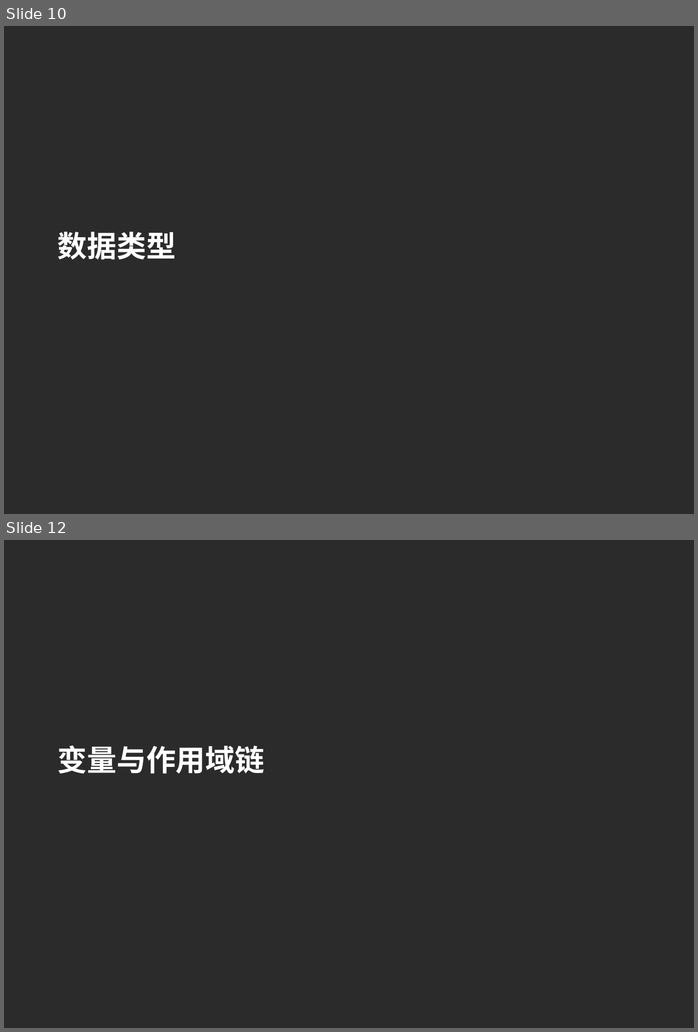
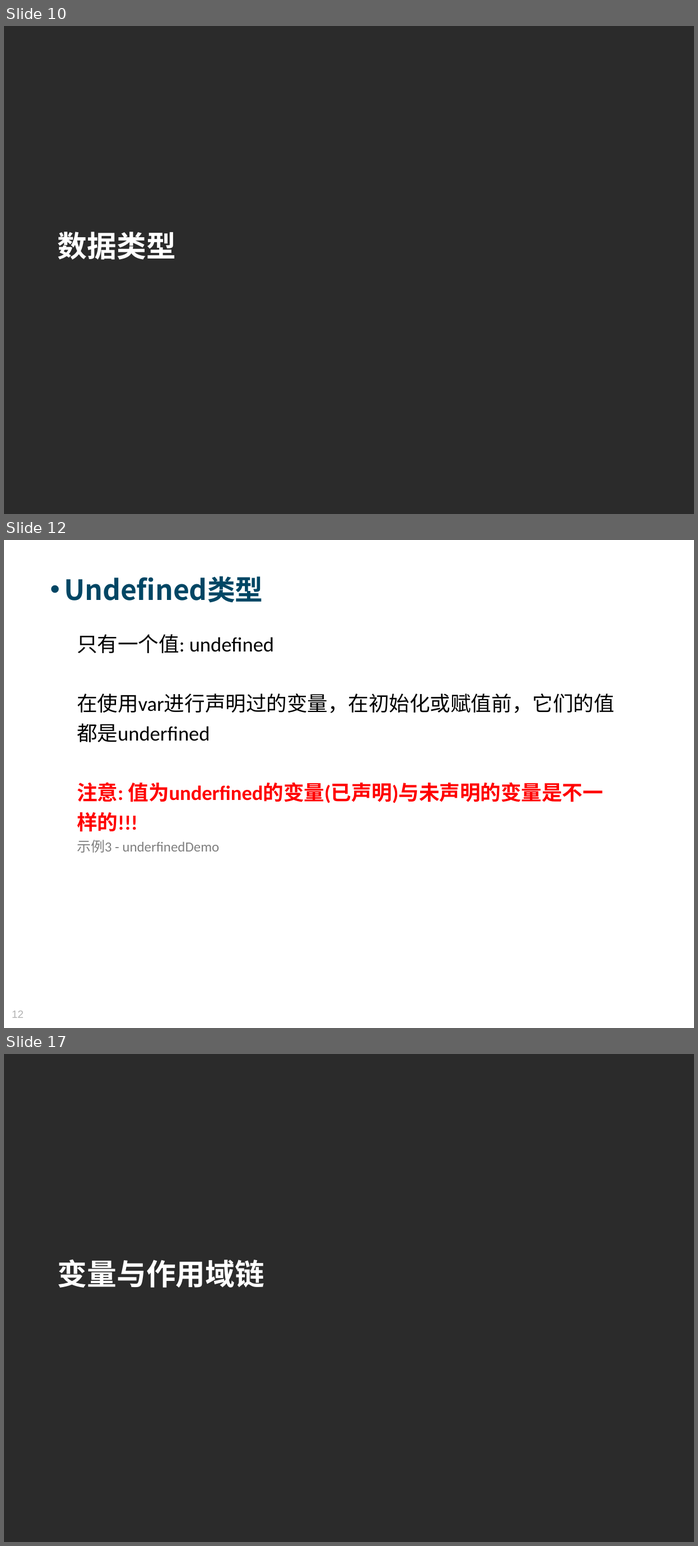
Before and after one commit to Moses824/Train-Javascript-Basic, a slide deck: Train_Javascript_Basic.ppt. Shown one above the other, each under a label of ours: slides 10 and 12 before the commit, slides 10, 12 and 17 after it; the slides between them are not shown. The pictures are 698x1032 and 698x1546 pixels, drawn with LibreOffice and Linux fonts; fonts in the diff are those of the drawing; background and template pictures are left out; a plain dark background stands for a picture behind light text. Boxes give left, top, right and bottom in pixels: in the first picture for what was removed or moved away, otherwise in the second. Text is boxed around its words. In the diff, an @@ line names an element or a change of style, - is before the commit and + after.

```diff
--- a/Train_Javascript_Basic.ppt
+++ b/Train_Javascript_Basic.ppt
@@ slide 12 added at (4,540,694,1028), background picture (left out) @@
@@ text added at (64,576,263,603), 34 pt, text #004664, bold @@
+• Undefined类型
@@ text added at (77,634,614,852), 25 pt, text #000000 @@
+只有一个值: undefined
+在使用var进行声明过的变量，在初始化或赋值前，它们的值
+都是underfined
+注意: 值为underfined的变量(已声明)与未声明的变量是不一
+样的!!!
+示例3 - underfinedDemo
@@ page number added at (12,1010,24,1018), 13 pt, text #B2B2B2 @@
+12
@@ what was slide 12 is now slide 17 @@
```
Also in this commit, not shown: 3 slides changed, 4 other slides added, 3 other files.
